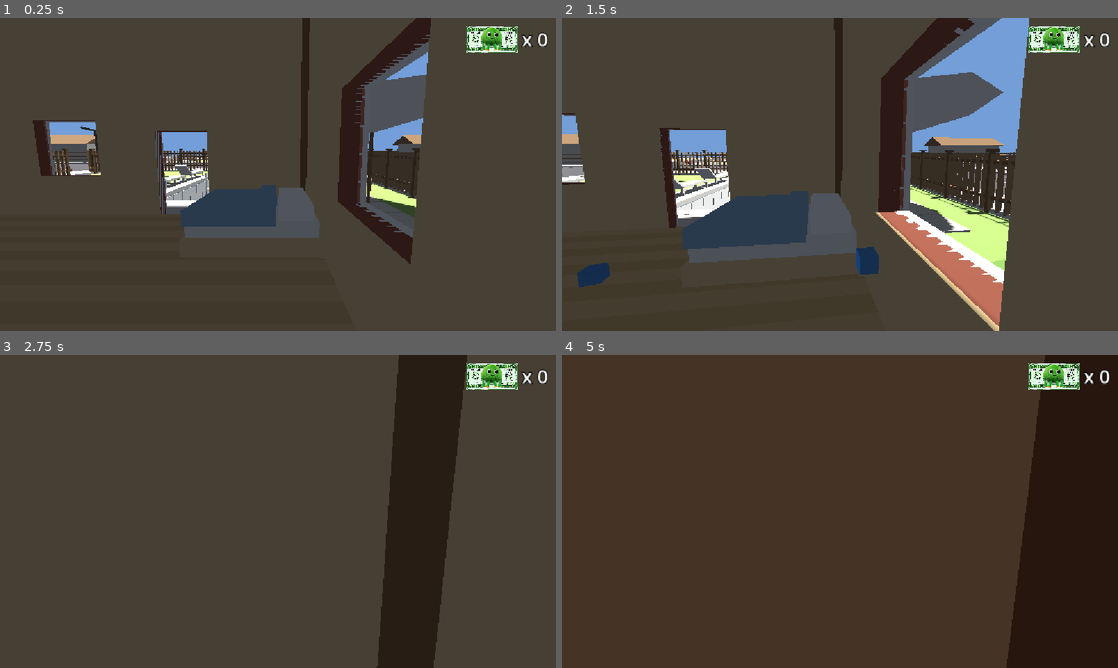
Above: before the commit, frames 1-4 (two rows, left to right).
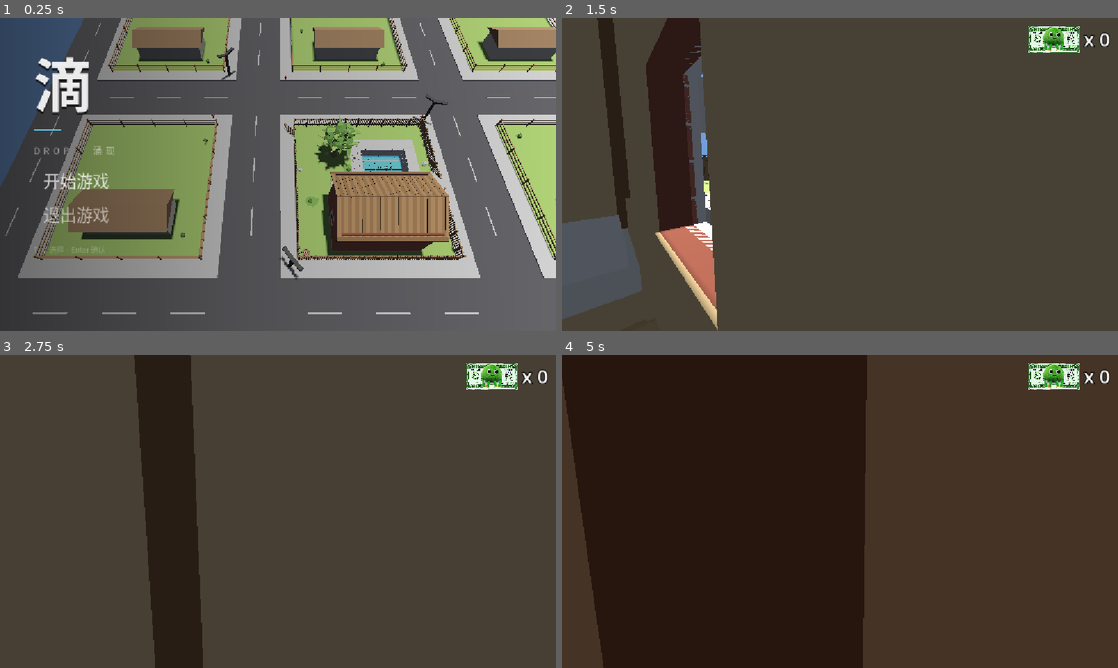
Above: after the commit, the same moments.

Repository: mife-user/drop
Game: Godot game, scene res://scenes/main.tscn
Two runs of this game, one before a commit and one after it. Both use one fixed random seed, a clock stepped at 60 frames per second and the inputs below.
Inputs (mouse positions are in pixels of both pictures, inside the frame that each line leads up to):
- Up to frame 1 (0.25 s): no input
- Up to frame 2 (1.5 s): click (662, 180) at 0.5 s, where only the run after the commit has a clickable "开始游戏"; tap Enter at 1.25 s; move the mouse to (867, 174) at 1.27 s; hold W (move_forward) from 1.28 s (still down); click (867, 174) at 1.35 s
- Up to frame 3 (2.75 s): keep holding W (move_forward); tap Space (jump) at 1.52, 2.27 s; move the mouse to (250, 511) at 2.02 s; tap M at 2.1 s; click (250, 511) at 2.17 s
- Up to frame 4 (5 s): keep holding W (move_forward); move the mouse to (851, 505) at 2.77 s; click (851, 505) at 2.85 s; move the mouse to (834, 517) at 3.52 s; tap M at 3.6 s; click (834, 517) at 3.67 s; tap Space (jump) at 3.77, 4.52 s; move the mouse to (878, 514) at 4.27 s; click (878, 514) at 4.35 s

The runs differ from the first frame. In frame 1, 86% of the frame differs, in the area x 0-100%, y 0-100%; in frame 2, 37%; in frame 3, 21%; in frame 4, 67%.

Commit message:
feat:添加游戏开始界面

Diff:
--- a/scenes/main.tscn
+++ b/scenes/main.tscn
@@ -25,6 +25,7 @@
 [ext_resource type="Script" uid="uid://bb2vil040p1on" path="res://scripts/pool_ladder_exit.gd" id="23_pool_exit"]
 [ext_resource type="Script" uid="uid://devaj24jf50ct" path="res://scripts/水量灯.gd" id="24_waterlight"]
 [ext_resource type="Script" uid="uid://c0k5vf0lwb4ii" path="res://scripts/水量字幕.gd" id="25_zimu"]
+[ext_resource type="PackedScene" path="res://scenes/开始界面.tscn" id="26_menu"]
 
 [sub_resource type="BoxShape3D" id="BoxShape3D_pool_exclusion"]
 size = Vector3(6.0259156, 2.4327393, 5.9381275)
@@ -370,6 +371,7 @@
 floor_snap_length = 0.3
 script = ExtResource("10_player")
 camera = NodePath("Camera3D")
+capture_on_start = false
 
 [node name="人物" parent="主人公" unique_id=1662065269 instance=ExtResource("8_85g3d")]
 
@@ -403,3 +405,8 @@
 [node name="界面" type="CanvasLayer" parent="." unique_id=1405358798]
 
 [node name="Money" parent="界面" unique_id=45251491 instance=ExtResource("1_y6deb")]
+
+[node name="开始界面" parent="." instance=ExtResource("26_menu") node_paths=PackedStringArray("player", "player_camera", "hud")]
+player = NodePath("../主人公")
+player_camera = NodePath("../主人公/Camera3D")
+hud = NodePath("../界面")
--- /dev/null
+++ b/scenes/开始界面.tscn
@@ -0,0 +1,223 @@
+[gd_scene format=3 uid="uid://c66iqhguwlyqi"]
+
+[ext_resource type="Script" uid="uid://bperujmqvrw44" path="res://scripts/开始界面.gd" id="1_menu"]
+[ext_resource type="Script" uid="uid://c2ldlfy121tew" path="res://scripts/菜单按钮.gd" id="2_btn"]
+
+[sub_resource type="Gradient" id="Gradient_curtain"]
+offsets = PackedFloat32Array(0, 0.42, 1)
+colors = PackedColorArray(0, 0, 0, 0.9, 0, 0, 0, 0.42, 0, 0, 0, 0.02)
+
+[sub_resource type="GradientTexture2D" id="GradientTexture2D_curtain"]
+gradient = SubResource("Gradient_curtain")
+width = 512
+height = 8
+
+[sub_resource type="SystemFont" id="SystemFont_title"]
+font_names = PackedStringArray("Microsoft YaHei UI", "Microsoft YaHei", "SimHei", "Noto Sans CJK SC", "Source Han Sans SC", "PingFang SC", "Heiti SC", "WenQuanYi Micro Hei")
+font_weight = 700
+subpixel_positioning = 0
+
+[sub_resource type="SystemFont" id="SystemFont_ui"]
+font_names = PackedStringArray("Microsoft YaHei UI", "Microsoft YaHei", "SimHei", "Noto Sans CJK SC", "Source Han Sans SC", "PingFang SC", "Heiti SC", "WenQuanYi Micro Hei")
+subpixel_positioning = 0
+
+[sub_resource type="FontVariation" id="FontVariation_sub"]
+base_font = SubResource("SystemFont_ui")
+spacing_glyph = 8
+
+[sub_resource type="StyleBoxEmpty" id="StyleBoxEmpty_normal"]
+content_margin_left = 24.0
+
+[sub_resource type="StyleBoxFlat" id="StyleBoxFlat_pressed"]
+content_margin_left = 24.0
+bg_color = Color(0.372549, 0.827451, 0.952941, 0.14)
+corner_radius_top_left = 3
+corner_radius_top_right = 3
+corner_radius_bottom_right = 3
+corner_radius_bottom_left = 3
+
+[sub_resource type="StyleBoxFlat" id="StyleBoxFlat_hover"]
+content_margin_left = 24.0
+bg_color = Color(1, 1, 1, 0.06)
+corner_radius_top_left = 3
+corner_radius_top_right = 3
+corner_radius_bottom_right = 3
+corner_radius_bottom_left = 3
+
+[sub_resource type="StyleBoxEmpty" id="StyleBoxEmpty_focus"]
+content_margin_left = 24.0
+
+[node name="开始界面" type="Node" unique_id=1165798844 node_paths=PackedStringArray("god_camera", "ui_layer", "curtain", "title_block", "button_block", "start_button", "quit_button")]
+script = ExtResource("1_menu")
+god_camera = NodePath("上帝相机")
+ui_layer = NodePath("界面")
+curtain = NodePath("界面/幕布")
+title_block = NodePath("界面/标题块")
+button_block = NodePath("界面/按钮组")
+start_button = NodePath("界面/按钮组/开始游戏")
+quit_button = NodePath("界面/按钮组/退出游戏")
+
+[node name="上帝相机" type="Camera3D" parent="." unique_id=298528038]
+transform = Transform3D(-1, 0, 0, 0, 0.48215547, 0.876693, 0, 0.876693, -0.48215547, 11.421119, 34.63442, -17.695728)
+current = true
+fov = 55.0
+
+[node name="界面" type="CanvasLayer" parent="." unique_id=1183920422]
+layer = 10
+
+[node name="幕布" type="Control" parent="界面" unique_id=695397866]
+layout_mode = 3
+anchors_preset = 15
+anchor_right = 1.0
+anchor_bottom = 1.0
+grow_horizontal = 2
+grow_vertical = 2
+mouse_filter = 2
+
+[node name="压暗" type="ColorRect" parent="界面/幕布" unique_id=1853243287]
+layout_mode = 0
+anchor_right = 1.0
+anchor_bottom = 1.0
+grow_horizontal = 2
+grow_vertical = 2
+mouse_filter = 2
+color = Color(0, 0, 0, 0.3)
+
+[node name="渐隐" type="TextureRect" parent="界面/幕布" unique_id=1424020392]
+layout_mode = 0
+anchor_right = 1.0
+anchor_bottom = 1.0
+grow_horizontal = 2
+grow_vertical = 2
+mouse_filter = 2
+texture = SubResource("GradientTexture2D_curtain")
+expand_mode = 1
+
+[node name="标题块" type="VBoxContainer" parent="界面" unique_id=837680837]
+offset_left = 72.0
+offset_top = 44.0
+offset_right = 480.0
+offset_bottom = 300.0
+mouse_filter = 2
+theme_override_constants/separation = 10
+
+[node name="标题" type="Label" parent="界面/标题块" unique_id=666049897]
+layout_mode = 2
+theme_override_colors/font_color = Color(1, 1, 1, 1)
+theme_override_colors/font_shadow_color = Color(0, 0, 0, 0.45)
+theme_override_constants/shadow_offset_x = 0
+theme_override_constants/shadow_offset_y = 5
+theme_override_fonts/font = SubResource("SystemFont_title")
+theme_override_font_sizes/font_size = 120
+text = "滴"
+
+[node name="标题线" type="ColorRect" parent="界面/标题块" unique_id=879056764]
+custom_minimum_size = Vector2(56, 4)
+layout_mode = 2
+size_flags_horizontal = 0
+mouse_filter = 2
+color = Color(0.372549, 0.827451, 0.952941, 1)
+
+[node name="间隔" type="Control" parent="界面/标题块" unique_id=2000212658]
+custom_minimum_size = Vector2(0, 8)
+layout_mode = 2
+size_flags_vertical = 0
+mouse_filter = 2
+
+[node name="副标题" type="Label" parent="界面/标题块" unique_id=2119616188]
+layout_mode = 2
+theme_override_colors/font_color = Color(1, 1, 1, 0.55)
+theme_override_fonts/font = SubResource("FontVariation_sub")
+theme_override_font_sizes/font_size = 18
+text = "DROP · 涌现"
+
+[node name="按钮组" type="VBoxContainer" parent="界面" unique_id=1234143916]
+anchors_preset = 4
+anchor_top = 0.5
+anchor_bottom = 0.5
+offset_left = 72.0
+offset_top = -20.0
+offset_right = 480.0
+offset_bottom = 240.0
+mouse_filter = 2
+theme_override_constants/separation = 6
+
+[node name="开始游戏" type="Button" parent="界面/按钮组" unique_id=1095412214]
+custom_minimum_size = Vector2(280, 64)
+layout_mode = 2
+size_flags_horizontal = 0
+theme_override_colors/font_color = Color(1, 1, 1, 0.72)
+theme_override_colors/font_focus_color = Color(1, 1, 1, 1)
+theme_override_colors/font_pressed_color = Color(0.372549, 0.827451, 0.952941, 1)
+theme_override_colors/font_hover_color = Color(1, 1, 1, 1)
+theme_override_colors/font_hover_pressed_color = Color(0.372549, 0.827451, 0.952941, 1)
+theme_override_fonts/font = SubResource("SystemFont_ui")
+theme_override_font_sizes/font_size = 34
+theme_override_styles/normal = SubResource("StyleBoxEmpty_normal")
+theme_override_styles/pressed = SubResource("StyleBoxFlat_pressed")
+theme_override_styles/hover = SubResource("StyleBoxFlat_hover")
+theme_override_styles/focus = SubResource("StyleBoxEmpty_focus")
+text = "开始游戏"
+alignment = 0
+script = ExtResource("2_btn")
+indicator = NodePath("指示条")
+
+[node name="指示条" type="ColorRect" parent="界面/按钮组/开始游戏" unique_id=70571032]
+layout_mode = 0
+anchor_top = 0.5
+anchor_bottom = 0.5
+offset_left = 14.0
+offset_top = -12.0
+offset_right = 18.0
+offset_bottom = 12.0
+scale = Vector2(1, 1e-05)
+pivot_offset = Vector2(2, 12)
+mouse_filter = 2
+color = Color(0.372549, 0.827451, 0.952941, 1)
+
+[node name="退出游戏" type="Button" parent="界面/按钮组" unique_id=76571493]
+custom_minimum_size = Vector2(280, 64)
+layout_mode = 2
+size_flags_horizontal = 0
+theme_override_colors/font_color = Color(1, 1, 1, 0.72)
+theme_override_colors/font_focus_color = Color(1, 1, 1, 1)
+theme_override_colors/font_pressed_color = Color(0.372549, 0.827451, 0.952941, 1)
+theme_override_colors/font_hover_color = Color(1, 1, 1, 1)
+theme_override_colors/font_hover_pressed_color = Color(0.372549, 0.827451, 0.952941, 1)
+theme_override_fonts/font = SubResource("SystemFont_ui")
+theme_override_font_sizes/font_size = 34
+theme_override_styles/normal = SubResource("StyleBoxEmpty_normal")
+theme_override_styles/pressed = SubResource("StyleBoxFlat_pressed")
+theme_override_styles/hover = SubResource("StyleBoxFlat_hover")
+theme_override_styles/focus = SubResource("StyleBoxEmpty_focus")
+text = "退出游戏"
+alignment = 0
+script = ExtResource("2_btn")
+indicator = NodePath("指示条")
+
+[node name="指示条" type="ColorRect" parent="界面/按钮组/退出游戏" unique_id=1253847886]
+layout_mode = 0
+anchor_top = 0.5
+anchor_bottom = 0.5
+offset_left = 14.0
+offset_top = -12.0
+offset_right = 18.0
+offset_bottom = 12.0
+scale = Vector2(1, 1e-05)
+pivot_offset = Vector2(2, 12)
+mouse_filter = 2
+color = Color(0.372549, 0.827451, 0.952941, 1)
+
+[node name="间隔2" type="Control" parent="界面/按钮组" unique_id=1598079099]
+custom_minimum_size = Vector2(0, 18)
+layout_mode = 2
+size_flags_vertical = 0
+mouse_filter = 2
+
+[node name="提示" type="Label" parent="界面/按钮组" unique_id=1963161166]
+layout_mode = 2
+size_flags_vertical = 0
+theme_override_colors/font_color = Color(1, 1, 1, 0.32)
+theme_override_fonts/font = SubResource("SystemFont_ui")
+theme_override_font_sizes/font_size = 15
+text = "↑ ↓ 选择 · Enter 确认"
--- /dev/null
+++ b/scripts/开始界面.gd
@@ -0,0 +1,115 @@
+extends Node
+
+## 开始界面：开局压在游戏世界上的一层幕布 + 菜单。
+##
+## 背景不是录屏也不是复制品，就是正在跑的主场景本身——太阳照常公转、水面照常流动。
+## 本脚本只做三件事，其余全交给 scenes/开始界面.tscn 里看得见的节点：
+##   1) 进场：抢过镜头（上帝相机）、亮出光标、把主人公冻住（世界照常跑，只有玩家不动）；
+##   2) 「开始游戏」：把镜头还给主人公、解冻、锁光标，幕布淡出后整层隐藏；
+##   3) 「退出游戏」：直接退出程序。
+## 幕布的浓淡、渐变色标、字体字号、按钮样式全部在检查器里调，这里一个数值都不写死。
+
+## 俯视全城的相机（本场景内的子节点）。点「开始游戏」后把 current 交还给 player_camera。
+@export var god_camera: Camera3D
+## 本场景的 CanvasLayer，退场时整层隐藏，之后不再吃任何鼠标事件。
+@export var ui_layer: CanvasLayer
+## 幕布（压暗 + 渐变两层），退场时整块淡出。
+@export var curtain: Control
+## 标题块 / 按钮组：入场时错开滑入。
+@export var title_block: Control
+@export var button_block: Control
+## 主人公（在 main.tscn 里）。菜单期间会被冻住——否则按 WASD 能把人推走，
+## 点空白处还会被 player.gd 抢走鼠标，菜单就点不动了。
+@export var player: Node3D
+## 主人公自己的第一人称相机，点「开始游戏」后交还给它。
+@export var player_camera: Camera3D
+## 菜单期间要藏起来的 HUD（main.tscn 的「界面」CanvasLayer）。
+@export var hud: CanvasLayer
+## 两个按钮，连信号用。
+@export var start_button: Button
+@export var quit_button: Button
+
+## 入场时标题块与按钮组之间的间隔（秒），做「依次出现」的层次感。
+@export_range(0.0, 0.3, 0.01) var stagger: float = 0.07
+## 入场时长（秒）。
+@export_range(0.05, 2.0, 0.05) var enter_time: float = 0.45
+## 退场时长（秒）；按钮比幕布收得快，先人一步让位给游戏画面。
+@export_range(0.05, 2.0, 0.05) var exit_time: float = 0.4
+## 入场时两个块从左边滑进来的距离（像素），填 0 就只淡入不滑动。
+@export_range(0.0, 200.0, 1.0) var slide_distance: float = 28.0
+
+var _started: bool = false   # 「开始游戏」只认第一次点击
+
+
+func _ready() -> void:
+	# 父节点的 _ready 晚于所有子节点（包括 main.tscn 里的主人公），
+	# 所以这里做的三件事一定是"最后生效"的那一次，不会和 player.gd 的鼠标捕获打架。
+	if is_instance_valid(god_camera):
+		god_camera.current = true
+	Input.mouse_mode = Input.MOUSE_MODE_VISIBLE
+	if is_instance_valid(player):
+		player.process_mode = Node.PROCESS_MODE_DISABLED
+	if is_instance_valid(hud):
+		hud.visible = false
+	if is_instance_valid(start_button):
+		start_button.pressed.connect(_on_start_pressed)
+		start_button.grab_focus()   # 键盘 Enter / ↑↓ 直接可用，不用先点一下
+	if is_instance_valid(quit_button):
+		quit_button.pressed.connect(_on_quit_pressed)
+	_play_enter()
+
+
+## 入场：幕布整体淡入，标题块与按钮组错开地从左边滑进来。
+func _play_enter() -> void:
+	var items: Array[Control] = []
+	for candidate: Control in [title_block, button_block]:
+		if is_instance_valid(candidate):
+			items.append(candidate)
+	if is_instance_valid(curtain):
+		curtain.modulate.a = 0.0
+		create_tween().tween_property(curtain, "modulate:a", 1.0, enter_time)
+	for i: int in items.size():
+		var item: Control = items[i]
+		var target: Vector2 = item.position
+		item.position = target - Vector2(slide_distance, 0.0)
+		item.modulate.a = 0.0
+		var tween: Tween = create_tween().set_parallel()
+		tween.set_trans(Tween.TRANS_CUBIC).set_ease(Tween.EASE_OUT)
+		var delay: float = float(i) * stagger
+		tween.tween_property(item, "position", target, enter_time).set_delay(delay)
+		tween.tween_property(item, "modulate:a", 1.0, enter_time).set_delay(delay)
+
+
+## 开始游戏：先把控制权一次交还给玩家（镜头、解冻、锁光标同时完成，不出现"能走但没镜头"的中间态），
+## 再收幕布。切镜头不重新加载场景，所以世界状态原样保留。
+func _on_start_pressed() -> void:
+	if _started:
+		return
+	_started = true
+	Input.mouse_mode = Input.MOUSE_MODE_CAPTURED
+	if is_instance_valid(player):
+		player.process_mode = Node.PROCESS_MODE_INHERIT
+	if is_instance_valid(player_camera):
+		player_camera.current = true
+	if is_instance_valid(god_camera):
+		god_camera.current = false
+	var tween: Tween = create_tween().set_parallel()
+	tween.set_trans(Tween.TRANS_CUBIC).set_ease(Tween.EASE_IN_OUT)
+	if is_instance_valid(curtain):
+		tween.tween_property(curtain, "modulate:a", 0.0, exit_time)
+	for item: Control in [title_block, button_block]:
+		if is_instance_valid(item):
+			tween.tween_property(item, "modulate:a", 0.0, exit_time * 0.5)
+	tween.finished.connect(_on_exit_finished)
+
+
+## 幕布收干净之后才隐藏整层：既不再挡鼠标，也不用每帧绘制。
+func _on_exit_finished() -> void:
+	if is_instance_valid(hud):
+		hud.visible = true
+	if is_instance_valid(ui_layer):
+		ui_layer.visible = false
+
+
+func _on_quit_pressed() -> void:
+	get_tree().quit()
--- /dev/null
+++ b/scripts/菜单按钮.gd
@@ -0,0 +1,33 @@
+extends Button
+
+## 菜单按钮：鼠标悬停或键盘选中时，左侧那条青色竖条从中间"长"出来。
+##
+## 竖条是按钮自己的子节点（ColorRect），跟按钮的样式盒无关——所以悬停时文字不会左右跳动。
+## 文字变亮交给检查器里的 theme_override_colors/font_hover_color、font_focus_color，
+## 本脚本只管竖条这一件事。两个按钮共用这个脚本。
+
+## 左侧的青色竖条。scale.y 由本脚本驱动：0 = 收起，1 = 完全长开。
+@export var indicator: ColorRect
+## 长出 / 收回的时长（秒）。
+@export_range(0.02, 0.6, 0.01) var grow_time: float = 0.14
+
+
+func _ready() -> void:
+	# 悬停和键盘聚焦走同一套表现，方向键选中时也有反馈
+	mouse_entered.connect(_grow.bind(true))
+	mouse_exited.connect(_grow.bind(false))
+	focus_entered.connect(_grow.bind(true))
+	focus_exited.connect(_grow.bind(false))
+	if is_instance_valid(indicator):
+		indicator.scale = Vector2(1.0, 0.0)
+
+
+## 把竖条补间到目标状态；已经到位就直接返回，反复触发（既悬停又聚焦）不会有副作用。
+func _grow(active: bool) -> void:
+	if not is_instance_valid(indicator):
+		return
+	var target: Vector2 = Vector2(1.0, 1.0) if active else Vector2(1.0, 0.0)
+	if indicator.scale.is_equal_approx(target):
+		return
+	var tween: Tween = create_tween().set_trans(Tween.TRANS_CUBIC).set_ease(Tween.EASE_OUT)
+	tween.tween_property(indicator, "scale", target, grow_time)
Not shown, added: scripts/开始界面.gd.uid
Not shown, added: scripts/菜单按钮.gd.uid
